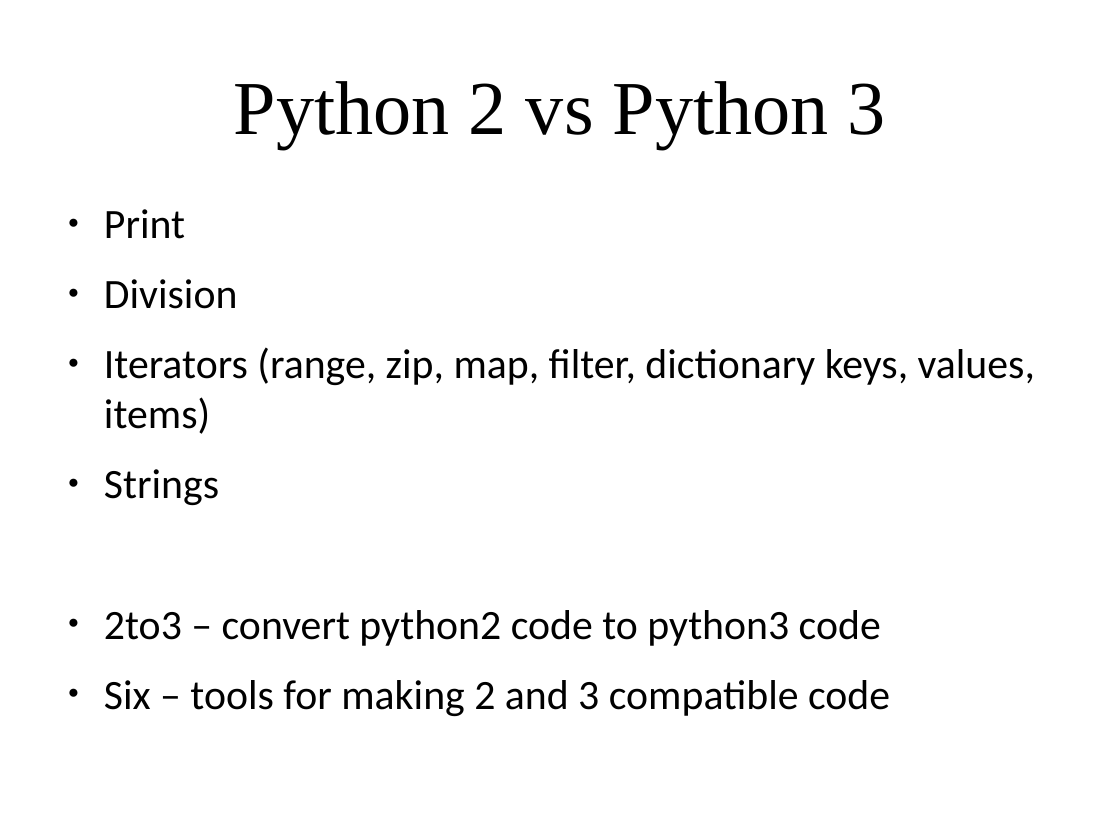
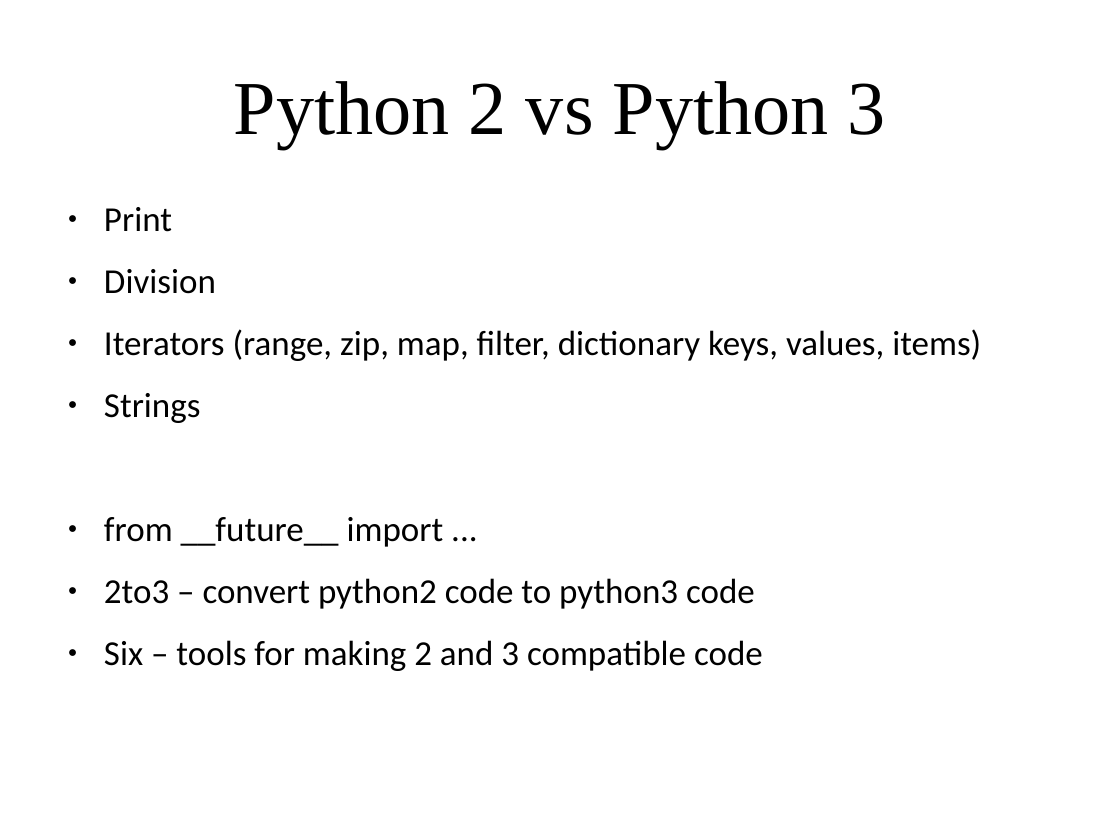
Before and after one commit to amueller/applied_ml_spring_2017, a slide deck: slide 34 of slides/aml-02-012317.odp (slide 30 before the commit). Drawn at 1120x840 pixels with LibreOffice and Linux fonts; fonts in the diff are those of the drawing. Boxes give left, top, right and bottom in pixels: in the first picture for what was removed or moved away, otherwise in the second. Text is boxed around its words. In the diff, an @@ line names an element or a change of style, - is before the commit and + after.

```diff
--- a/slides/aml-02-012317.odp
+++ b/slides/aml-02-012317.odp
@@ text at (x1=104, y1=207, x2=981, y2=671): size 29.6 to 24.8 pt in "Print", "Division", "Iterators (range, zip, map, filter, dictionary keys, ...", "Strings" and 2 more places @@
@@ text at (x1=104, y1=517, x2=444, y2=547): paragraph added @@
+● from __future__ import ...
```
Also in this commit, not shown: 3 other slides changed, 5 slides added, 1 slide removed.
